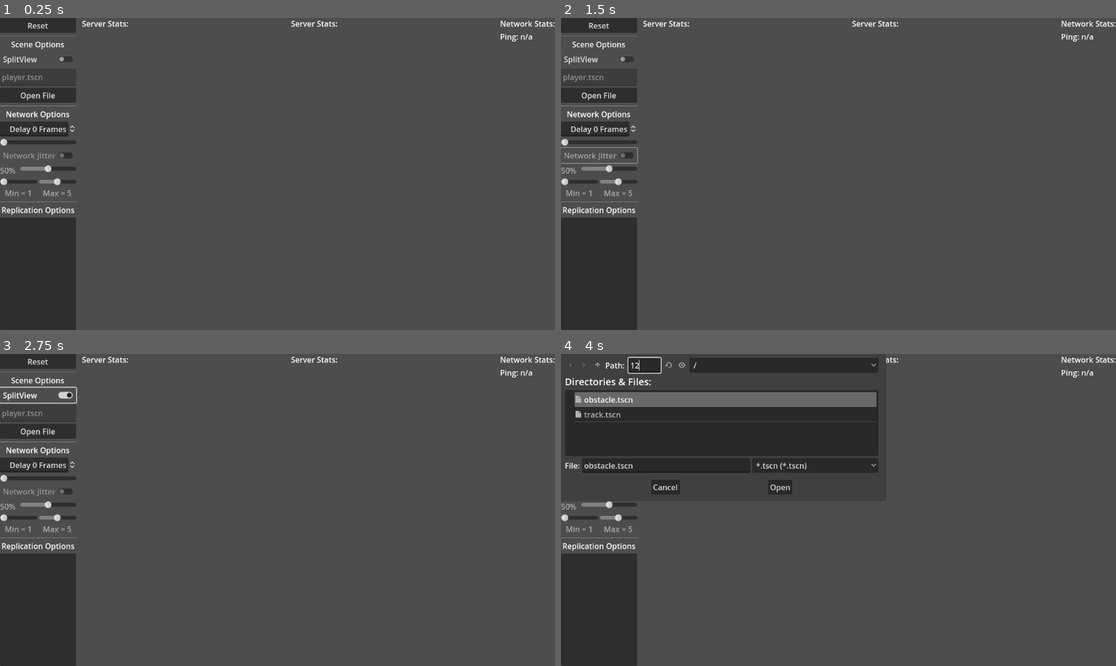
Above: before the commit, frames 1-4 (two rows, left to right).
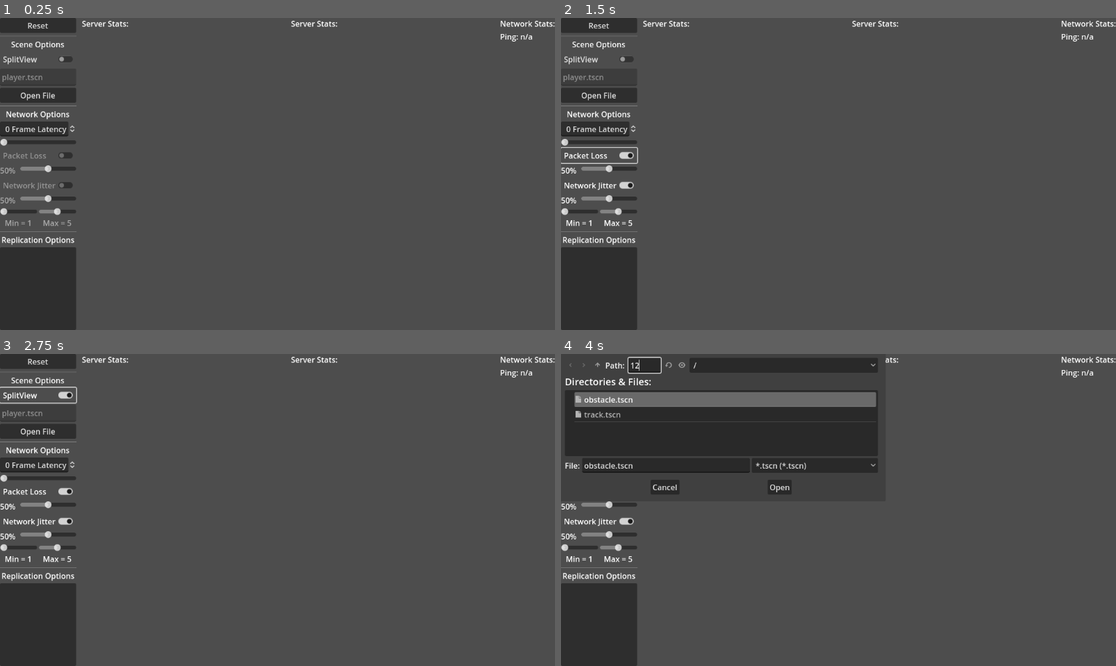
Above: after the commit, the same moments.

Repository: pennyloafers/godot-branched-multiplayer
Game: Godot game, scene res://branched_multiplayer.tscn
Same seed, same stepped clock (60 frames per second), same inputs: the game is played once before the commit and once after it.
Inputs (mouse positions are in pixels of both pictures, inside the frame that each line leads up to):
- Up to frame 1 (0.25 s): no input
- Up to frame 2 (1.5 s): click "Network Jitter" at 0.5 s; click (599, 155) at 1.25 s, where only the run after the commit has a clickable "Packet Loss"
- Up to frame 3 (2.75 s): click "SplitView" at 2 s
- Up to frame 4 (4 s): click "Open File" at 2.75 s; click (644, 366) at 3.52 s; type "12" at 3.6 s

The runs differ from the first frame. In frame 1, 2.2% of the frame differs, in the area x 0-14%, y 34-74%; in frame 2, 2.5%; in frame 3, 2.4%; in frame 4, 2.3%.

Commit message:
implement packet loss

Diff:
--- a/branched_multiplayer.gd
+++ b/branched_multiplayer.gd
@@ -145,3 +145,13 @@
 	server.enet.jitter_max = max_value
 	client.enet.jitter_min = min_value
 	client.enet.jitter_max = max_value
+
+
+func _on_network_options_packet_loss_chance(value: float) -> void:
+	server.enet.packet_loss_chance = value
+	client.enet.packet_loss_chance = value
+
+
+func _on_network_options_packet_loss_enabled(value: bool) -> void:
+	server.enet.packet_loss_enabled = value
+	client.enet.packet_loss_enabled = value
--- a/branched_multiplayer.tscn
+++ b/branched_multiplayer.tscn
@@ -73,3 +73,5 @@
 [connection signal="jitter_chance" from="TwoColumn/Options/NetworkOptions" to="." method="_on_network_options_jitter_chance"]
 [connection signal="jitter_enabled" from="TwoColumn/Options/NetworkOptions" to="." method="_on_network_options_jitter_enabled"]
 [connection signal="jitter_range" from="TwoColumn/Options/NetworkOptions" to="." method="_on_network_options_jitter_range"]
+[connection signal="packet_loss_chance" from="TwoColumn/Options/NetworkOptions" to="." method="_on_network_options_packet_loss_chance"]
+[connection signal="packet_loss_enabled" from="TwoColumn/Options/NetworkOptions" to="." method="_on_network_options_packet_loss_enabled"]
--- a/multiplayer/enet_multiplayer_peer_extension.gd
+++ b/multiplayer/enet_multiplayer_peer_extension.gd
@@ -13,6 +13,8 @@
 var jitter_max : int = 5
 var jitter_frame : Array[PackedByteArray] = []
 var jitter_frame_count : int = 0
+var packet_loss_enabled : bool = false
+var packet_loss_chance : float = 0.5
 
 func _init():
 	super()
@@ -25,6 +27,9 @@
 # gdscript only as _put_packet() uses native parameters
 func _put_packet_script(p_buffer: PackedByteArray) -> Error:
 	#print(peer_type, ": packet ", p_buffer)
+	if packet_loss_enabled:
+		if randf() < packet_loss_chance:
+			p_buffer.clear()
 	if jitter :
 		jitter_frame.push_back(p_buffer)
 	else:
--- a/ui/network_options.gd
+++ b/ui/network_options.gd
@@ -4,26 +4,38 @@
 const MAX_FRAME_DELAY:int = 30
 
 signal frame_delay( value : int )
-signal jitter_enabled( value : bool)
-signal jitter_chance( value : float)
+signal jitter_enabled( value : bool )
+signal jitter_chance( value : float )
 signal jitter_range( min_value:int, max_value:int )
+signal packet_loss_enabled( value : bool )
+signal packet_loss_chance( value : float )
 
 
 func _ready() -> void:
 	$DelaySpinBox.max_value = MAX_FRAME_DELAY
 	$DelaySlider.max_value = MAX_FRAME_DELAY
-	dull_text(true)
+	dull_jitter_text(true)
+	dull_loss_text(true)
 
-func dull_text(is_dull:bool):
+
+func dull_loss_text(is_dull:bool):
+	var color:Color = Color.DARK_GRAY if is_dull else Color.WHITE
+	%PacketLossCheckButton.modulate = color
+	%LossPercentage.modulate = color
+
+
+func dull_jitter_text(is_dull:bool):
 	var color:Color = Color.DARK_GRAY if is_dull else Color.WHITE
 	%Percentage.modulate = color
 	%JitterMinValue.modulate = color
 	%JitterMaxValue.modulate = color
 	%JitterCheckButton.modulate = color
 
+
 func _on_delay_slider_value_changed(value: float) -> void:
 	$DelaySpinBox.value = value
 	frame_delay.emit(value)
+
 
 func _on_delay_spin_box_value_changed(value: float) -> void:
 	$DelaySlider.value = value
@@ -32,7 +44,7 @@
 
 func _on_jitter_check_button_toggled(toggled_on: bool) -> void:
 	jitter_enabled.emit(toggled_on)
-	dull_text(!toggled_on)
+	dull_jitter_text(!toggled_on)
 
 
 func _on_jitter_chance_value_changed(value: float) -> void:
@@ -55,3 +67,13 @@
 		$%JitterMin.value = value
 		$"%JitterMinValue".text = "Min = " + text
 	jitter_range.emit( $%JitterMin.value, value )
+
+
+func _on_packet_loss_check_button_toggled(toggled_on: bool) -> void:
+	packet_loss_enabled.emit(toggled_on)
+	dull_loss_text(!toggled_on)
+
+
+func _on_loss_chance_value_changed(value: float) -> void:
+	packet_loss_chance.emit(value)
+	%LossPercentage.text = "%2.0f%%" % [value * 100]
--- a/ui/network_options.tscn
+++ b/ui/network_options.tscn
@@ -19,16 +19,40 @@
 layout_mode = 2
 size_flags_horizontal = 3
 size_flags_stretch_ratio = 0.5
+tooltip_text = "Delays frame broadcast on
+client and server by N frames."
 max_value = 30.0
 page = 5.0
 alignment = 2
-prefix = "Delay"
-suffix = "Frames"
+suffix = "Frame Latency"
 
 [node name="DelaySlider" type="HSlider" parent="."]
 layout_mode = 2
 max_value = 30.0
 rounded = true
+
+[node name="PacketLossCheckButton" type="CheckButton" parent="."]
+unique_name_in_owner = true
+layout_mode = 2
+tooltip_text = "Chance of frame loss."
+text = "Packet Loss"
+
+[node name="HBoxContainer5" type="HBoxContainer" parent="."]
+layout_mode = 2
+
+[node name="LossPercentage" type="Label" parent="HBoxContainer5"]
+unique_name_in_owner = true
+layout_mode = 2
+size_flags_horizontal = 3
+text = "50%"
+
+[node name="LossChance" type="HSlider" parent="HBoxContainer5"]
+layout_mode = 2
+size_flags_horizontal = 3
+size_flags_stretch_ratio = 3.0
+max_value = 0.99
+step = 0.01
+value = 0.5
 
 [node name="JitterCheckButton" type="CheckButton" parent="."]
 unique_name_in_owner = true
@@ -99,6 +123,8 @@
 
 [connection signal="value_changed" from="DelaySpinBox" to="." method="_on_delay_spin_box_value_changed"]
 [connection signal="value_changed" from="DelaySlider" to="." method="_on_delay_slider_value_changed"]
+[connection signal="toggled" from="PacketLossCheckButton" to="." method="_on_packet_loss_check_button_toggled"]
+[connection signal="value_changed" from="HBoxContainer5/LossChance" to="." method="_on_loss_chance_value_changed"]
 [connection signal="toggled" from="JitterCheckButton" to="." method="_on_jitter_check_button_toggled"]
 [connection signal="value_changed" from="HBoxContainer4/JitterChance" to="." method="_on_jitter_chance_value_changed"]
 [connection signal="value_changed" from="HBoxContainer2/JitterMin" to="." method="_on_jitter_min_value_changed"]
Not shown, changed: README.md
